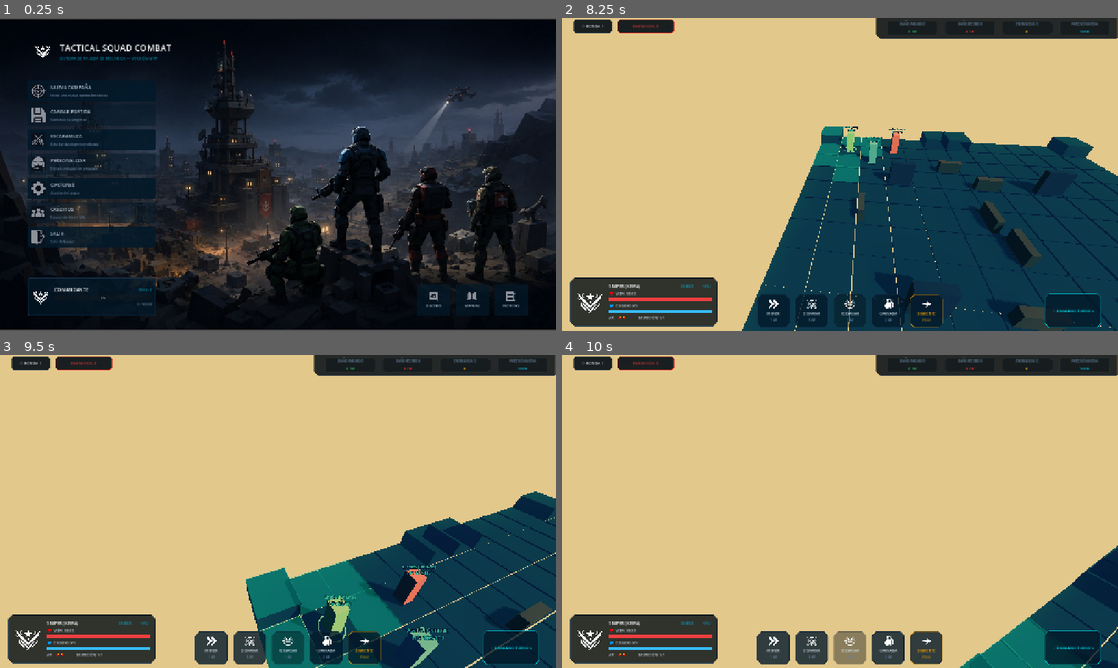
Above: before the commit, frames 1-4 (two rows, left to right).
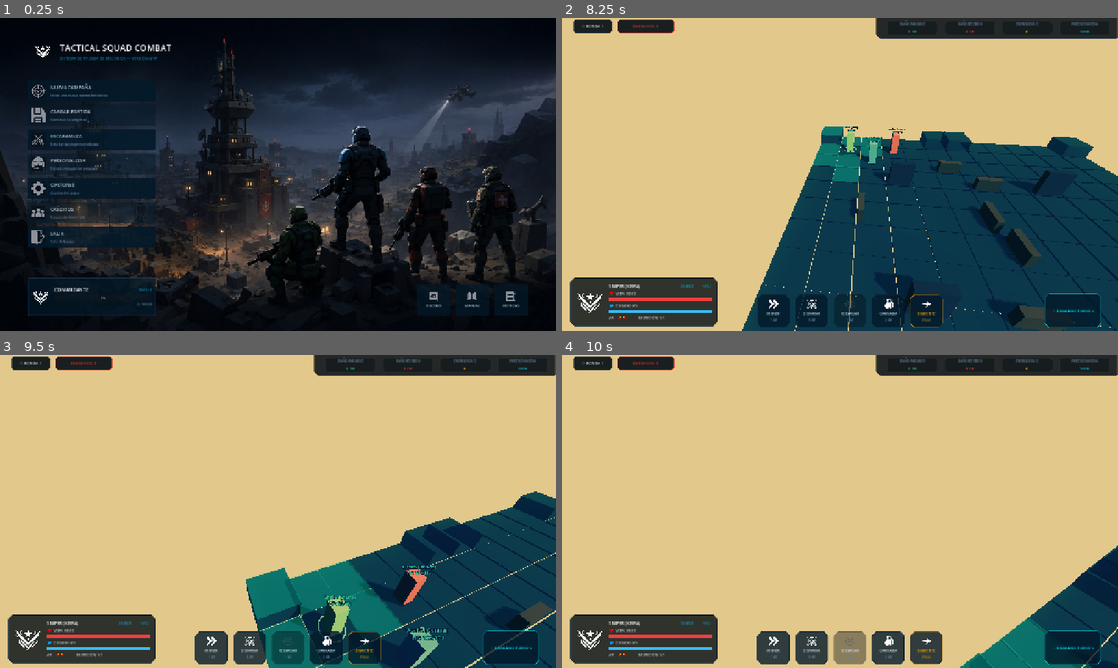
Above: after the commit, the same moments.

Repository: axel-molina/WarTacticGame
Game: Godot game, scene res://scenes/menu/menu_scene.tscn
Same seed, same stepped clock (60 frames per second), same inputs: the game is played once before the commit and once after it.
Inputs (mouse positions are in pixels of both pictures, inside the frame that each line leads up to):
- Up to frame 1 (0.25 s): no input
- Up to frame 2 (8.25 s): click (650, 89) at 0.5 s; click (650, 89) at 1.25 s; click "▶ INICIAR OPERACIÓN" at 2 s; tap Enter at 2.75 s; move the mouse to (962, 158) at 2.77 s; hold Right (ui_right) 2.78-3.5 s; hold Q 2.78-3.5 s; click (962, 158) at 2.92 s; drag from (728, 190) to (812, 237) at 3.52 s; move the mouse to (895, 105) at 4.27 s; hold Right (ui_right) 4.28-5 s; hold Q 4.28-5 s; drag from (812, 237) to (673, 127) at 5.02 s; move the mouse to (1006, 221) at 5.77 s; hold Left (ui_left) 5.78-6.5 s; hold Q 5.78-6.5 s; drag from (673, 127) to (756, 96) at 6.52 s; move the mouse to (867, 174) at 7.27 s; hold Down (ui_down) 7.28-8 s; hold Q 7.28-8 s; click (867, 174) at 7.42 s; drag from (756, 96) to (728, 190) at 8.02 s
- Up to frame 3 (9.5 s): move the mouse to (400, 495) at 8.77 s; hold Up (ui_up) from 8.78 s (still down); hold Q from 8.78 s (still down)
- Up to frame 4 (10 s): release Up (ui_up) at 9.5 s; release Q at 9.5 s; drag from (728, 527) to (812, 574) at 9.52 s

The runs differ from the first frame. In frame 1, 1.8% of the frame differs, in the area x 0-100%, y 0-100%; in frame 2, less than 0.1%; in frame 3, less than 0.1%; in frame 4, less than 0.1%.

Commit message:
Enhance HUD disabled state: dynamically dim and desaturate button icon TextureRects to dark gray when actions are disabled

Diff:
--- a/tactical-squad-combat/scenes/menu/menu_scene.tscn
+++ b/tactical-squad-combat/scenes/menu/menu_scene.tscn
@@ -121,7 +121,6 @@
 grow_vertical = 2
 texture = ExtResource("2_bg")
 expand_mode = 1
-stretch_mode = 5
 
 [node name="TitlePanel" type="MarginContainer" parent="." unique_id=1387066750]
 layout_mode = 1
@@ -695,7 +694,6 @@
 [node name="CheckAutoCenter" type="CheckBox" parent="OptionsPanel/Margin/VBox" unique_id=1741658518]
 layout_mode = 2
 theme_override_colors/font_color = Color(0.7, 0.75, 0.8, 1)
-button_pressed = false
 text = "Centrar la cámara automáticamente en el jugador"
 
 [node name="BtnSaveOptions" type="Button" parent="OptionsPanel/Margin/VBox" unique_id=192291000]
--- a/tactical-squad-combat/scripts/ui/hud_controller.gd
+++ b/tactical-squad-combat/scripts/ui/hud_controller.gd
@@ -277,6 +277,14 @@
 		var should_glow_turn = (not any_soldier_has_ap)
 		_set_button_glow(btn_turn, should_glow_turn, Color(0.0, 0.94, 1.0))
 
+		# --- ACTUALIZAR OPACIDAD DE ICONOS EN BOTONES DESHABILITADOS ---
+		_update_button_icon_opacity(btn_move)
+		_update_button_icon_opacity(btn_shoot)
+		_update_button_icon_opacity(btn_reload)
+		_update_button_icon_opacity(btn_heal)
+		_update_button_icon_opacity(btn_grenade)
+		_update_button_icon_opacity(btn_end_turn)
+
 	else:
 		panel_info.visible = false
 		panel_actions.visible = false # Ocultar completamente el panel de acciones si no hay soldado seleccionado
@@ -288,9 +296,21 @@
 
 	if btn_turn:
 		btn_turn.disabled = not is_player_turn
+		_update_button_icon_opacity(btn_turn)
 
 # Almacena los Tweens activos de brillo para evitar colisiones
 var _glow_tweens: Dictionary = {}
+
+func _update_button_icon_opacity(btn: Button) -> void:
+	if not btn: return
+	var icon_rect = btn.get_node_or_null("VBox/Icon") as TextureRect
+	if icon_rect:
+		if btn.disabled:
+			# Opacar a gris oscuro/translúcido
+			icon_rect.modulate = Color(0.3, 0.35, 0.4, 0.5)
+		else:
+			# Restaurar color completo
+			icon_rect.modulate = Color.WHITE
 
 func _set_button_glow(btn: Button, should_glow: bool, glow_color: Color) -> void:
 	if not btn: return
